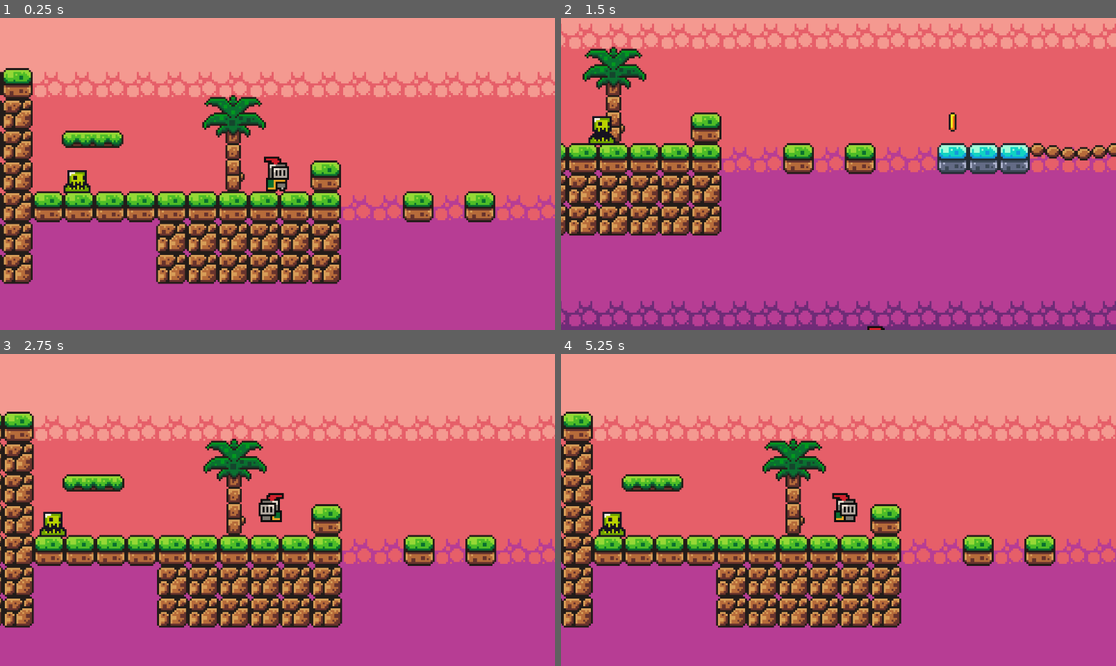
Above: before the commit, frames 1-4 (two rows, left to right).
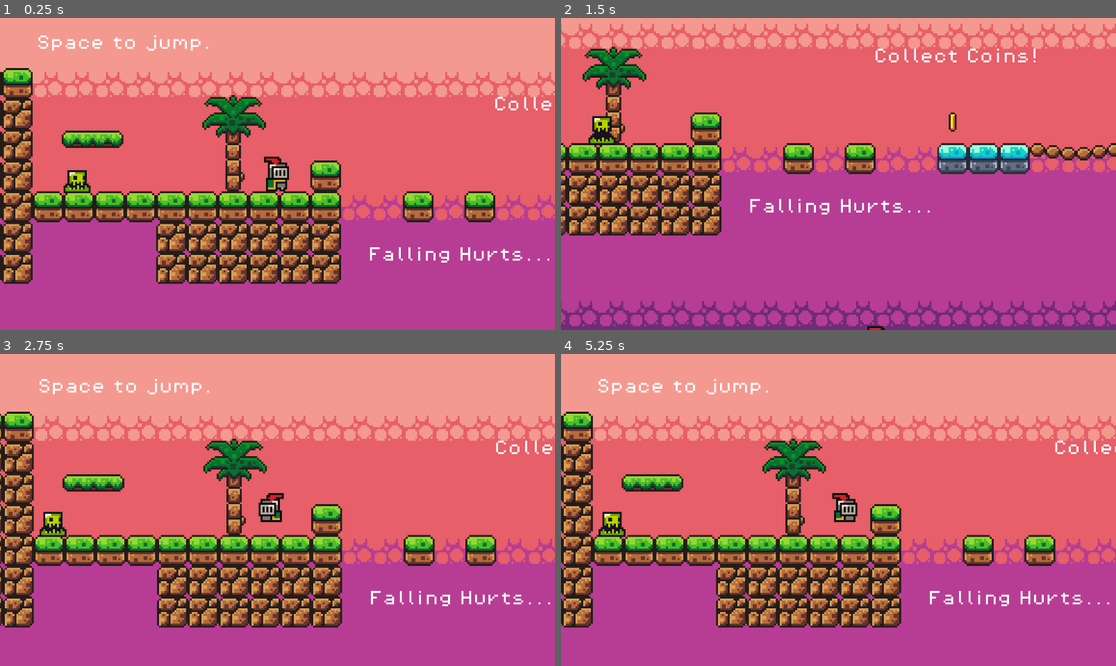
Above: after the commit, the same moments.

Repository: coleseven/GODOT-First-Game
Game: Godot game, scene res://scenes/game.tscn
The game is run twice, just before and just after one commit, with the same random seed, the same clock (stepped at 60 frames per second) and the same inputs.
Inputs:
- Up to frame 1 (0.25 s): no input
- Up to frame 2 (1.5 s): hold D (move_right) from 0.53 s (still down); tap Space (jump) at 0.6, 0.77, 1.07, 1.35 s
- Up to frame 3 (2.75 s): tap Space (jump) at 1.52, 1.82, 2.1 s; release D (move_right) at 2.03 s; hold A (move_left) from 2.03 s (still down)
- Up to frame 4 (5.25 s): release A (move_left) at 2.78 s; hold D (move_right) 2.78-4.28 s; tap Space (jump) at 2.85, 3.02, 3.32, 3.6, 3.77, 4.07, 4.35, 4.52, 4.82, 5.1 s; hold A (move_left) 4.28-5.03 s; hold D (move_right) from 5.03 s (still down)

The runs differ from the first frame. In frame 1, 0.9% of the frame differs, in the area x 6-100%, y 5-79%; in frame 2, 0.7%; in frame 3, 0.9%, in the area x 7-100%, y 8-81%; in frame 4, 0.9%.

Commit message:
Music + SFX
-added background music
-added coin pickup SFX

Diff:
--- /dev/null
+++ b/first-game-in-godot/default_bus_layout.tres
@@ -0,0 +1,15 @@
+[gd_resource type="AudioBusLayout" format=3 uid="uid://b7ys4228agj7p"]
+
+[resource]
+bus/1/name = &"Music"
+bus/1/solo = false
+bus/1/mute = false
+bus/1/bypass_fx = false
+bus/1/volume_db = -12.4611
+bus/1/send = &"Master"
+bus/2/name = &"SFX"
+bus/2/solo = false
+bus/2/mute = false
+bus/2/bypass_fx = false
+bus/2/volume_db = 0.0
+bus/2/send = &"Master"
--- a/first-game-in-godot/project.godot
+++ b/first-game-in-godot/project.godot
@@ -14,6 +14,10 @@
 run/main_scene="uid://8cba00q1gt45"
 config/features=PackedStringArray("4.4", "Forward Plus")
 config/icon="res://icon.svg"
+
+[autoload]
+
+Music="*res://scenes/music.tscn"
 
 [input]
 
--- a/first-game-in-godot/scenes/coin.tscn
+++ b/first-game-in-godot/scenes/coin.tscn
@@ -1,7 +1,8 @@
-[gd_scene load_steps=17 format=3 uid="uid://tcujlkl0stju"]
+[gd_scene load_steps=21 format=3 uid="uid://tcujlkl0stju"]
 
 [ext_resource type="Script" uid="uid://cd2ksp0kjb43e" path="res://scripts/coin.gd" id="1_i64fm"]
 [ext_resource type="Texture2D" uid="uid://ocgs31pxuaqp" path="res://assets/sprites/coin.png" id="1_rwqht"]
+[ext_resource type="AudioStream" uid="uid://c30alr41fieej" path="res://assets/sounds/coin.wav" id="3_11l1o"]
 
 [sub_resource type="AtlasTexture" id="AtlasTexture_i64fm"]
 atlas = ExtResource("1_rwqht")
@@ -98,6 +99,104 @@
 [sub_resource type="CircleShape2D" id="CircleShape2D_ssuvv"]
 radius = 6.0
 
+[sub_resource type="Animation" id="Animation_d14el"]
+resource_name = "new_animation"
+tracks/0/type = "value"
+tracks/0/imported = false
+tracks/0/enabled = true
+tracks/0/path = NodePath("../AnimatedSprite2D:visible")
+tracks/0/interp = 1
+tracks/0/loop_wrap = true
+tracks/0/keys = {
+"times": PackedFloat32Array(0),
+"transitions": PackedFloat32Array(1),
+"update": 1,
+"values": [false]
+}
+tracks/1/type = "value"
+tracks/1/imported = false
+tracks/1/enabled = true
+tracks/1/path = NodePath("../CollisionShape2D:disabled")
+tracks/1/interp = 1
+tracks/1/loop_wrap = true
+tracks/1/keys = {
+"times": PackedFloat32Array(0),
+"transitions": PackedFloat32Array(1),
+"update": 1,
+"values": [true]
+}
+tracks/2/type = "value"
+tracks/2/imported = false
+tracks/2/enabled = true
+tracks/2/path = NodePath(".:playing")
+tracks/2/interp = 1
+tracks/2/loop_wrap = true
+tracks/2/keys = {
+"times": PackedFloat32Array(0),
+"transitions": PackedFloat32Array(1),
+"update": 1,
+"values": [true]
+}
+tracks/3/type = "method"
+tracks/3/imported = false
+tracks/3/enabled = true
+tracks/3/path = NodePath("..")
+tracks/3/interp = 1
+tracks/3/loop_wrap = true
+tracks/3/keys = {
+"times": PackedFloat32Array(0.966667),
+"transitions": PackedFloat32Array(1),
+"values": [{
+"args": [],
+"method": &"queue_free"
+}]
+}
+
+[sub_resource type="Animation" id="Animation_1ikuy"]
+length = 0.001
+tracks/0/type = "value"
+tracks/0/imported = false
+tracks/0/enabled = true
+tracks/0/path = NodePath("../AnimatedSprite2D:visible")
+tracks/0/interp = 1
+tracks/0/loop_wrap = true
+tracks/0/keys = {
+"times": PackedFloat32Array(0),
+"transitions": PackedFloat32Array(1),
+"update": 1,
+"values": [true]
+}
+tracks/1/type = "value"
+tracks/1/imported = false
+tracks/1/enabled = true
+tracks/1/path = NodePath("../CollisionShape2D:disabled")
+tracks/1/interp = 1
+tracks/1/loop_wrap = true
+tracks/1/keys = {
+"times": PackedFloat32Array(0),
+"transitions": PackedFloat32Array(1),
+"update": 1,
+"values": [false]
+}
+tracks/2/type = "value"
+tracks/2/imported = false
+tracks/2/enabled = true
+tracks/2/path = NodePath(".:playing")
+tracks/2/interp = 1
+tracks/2/loop_wrap = true
+tracks/2/keys = {
+"times": PackedFloat32Array(0),
+"transitions": PackedFloat32Array(1),
+"update": 1,
+"values": [false]
+}
+
+[sub_resource type="AnimationLibrary" id="AnimationLibrary_wnlwo"]
+_data = {
+&"RESET": SubResource("Animation_1ikuy"),
+&"new_animation": SubResource("Animation_d14el")
+}
+
 [node name="coin" type="Area2D"]
 collision_mask = 2
 script = ExtResource("1_i64fm")
@@ -110,4 +209,13 @@
 [node name="CollisionShape2D" type="CollisionShape2D" parent="."]
 shape = SubResource("CircleShape2D_ssuvv")
 
+[node name="PickupSound" type="AudioStreamPlayer2D" parent="."]
+stream = ExtResource("3_11l1o")
+bus = &"SFX"
+
+[node name="AnimationPlayer" type="AnimationPlayer" parent="PickupSound"]
+libraries = {
+&"": SubResource("AnimationLibrary_wnlwo")
+}
+
 [connection signal="body_entered" from="." to="." method="_on_body_entered"]
--- a/first-game-in-godot/scenes/game.tscn
+++ b/first-game-in-godot/scenes/game.tscn
@@ -1,7 +1,9 @@
-[gd_scene load_steps=13 format=3 uid="uid://8cba00q1gt45"]
-
+[gd_scene load_steps=15 format=3 uid="uid://8cba00q1gt45"]
+
+[ext_resource type="Script" uid="uid://4p38ti1call" path="res://scripts/game_manager.gd" id="1_gee14"]
 [ext_resource type="PackedScene" uid="uid://urnt5df5vda6" path="res://scenes/player.tscn" id="1_uwrxv"]
 [ext_resource type="Texture2D" uid="uid://ce4rq6kvsr7nh" path="res://assets/sprites/world_tileset.png" id="1_yqjtg"]
+[ext_resource type="FontFile" uid="uid://cinvl366n5y22" path="res://assets/fonts/PixelOperator8.ttf" id="2_0tnpc"]
 [ext_resource type="PackedScene" uid="uid://cng805tlvkm3g" path="res://scenes/platform.tscn" id="2_lnu2h"]
 [ext_resource type="PackedScene" uid="uid://tcujlkl0stju" path="res://scenes/coin.tscn" id="4_lbhrr"]
 [ext_resource type="PackedScene" uid="uid://ckab7d7guojl" path="res://scenes/killzone.tscn" id="5_iywne"]
@@ -216,6 +218,21 @@
 
 [node name="Game" type="Node2D"]
 
+[node name="GameManager" type="Node" parent="."]
+unique_name_in_owner = true
+script = ExtResource("1_gee14")
+
+[node name="ScoreLabel" type="Label" parent="GameManager"]
+offset_left = 953.0
+offset_top = -45.0
+offset_right = 1064.0
+offset_bottom = -22.0
+theme_override_fonts/font = ExtResource("2_0tnpc")
+theme_override_font_sizes/font_size = 8
+text = "Collect Coins!"
+horizontal_alignment = 1
+autowrap_mode = 2
+
 [node name="TileMap" type="TileMap" parent="."]
 tile_set = SubResource("TileSet_lbhrr")
 format = 2
@@ -282,3 +299,32 @@
 
 [node name="slime" parent="." instance=ExtResource("6_p57ef")]
 position = Vector2(-120, -11)
+
+[node name="Labels" type="Node" parent="."]
+
+[node name="Label" type="Label" parent="Labels"]
+offset_left = -126.0
+offset_top = -81.0
+offset_right = 56.0
+offset_bottom = -29.0
+theme_override_fonts/font = ExtResource("2_0tnpc")
+theme_override_font_sizes/font_size = 8
+text = "Space to jump."
+
+[node name="Label2" type="Label" parent="Labels"]
+offset_left = 46.0
+offset_top = 29.0
+offset_right = 157.0
+offset_bottom = 52.0
+theme_override_fonts/font = ExtResource("2_0tnpc")
+theme_override_font_sizes/font_size = 8
+text = "Falling Hurts..."
+
+[node name="Label3" type="Label" parent="Labels"]
+offset_left = 111.0
+offset_top = -49.0
+offset_right = 222.0
+offset_bottom = -26.0
+theme_override_fonts/font = ExtResource("2_0tnpc")
+theme_override_font_sizes/font_size = 8
+text = "Collect Coins!"
--- /dev/null
+++ b/first-game-in-godot/scenes/music.tscn
@@ -0,0 +1,8 @@
+[gd_scene load_steps=2 format=3 uid="uid://di0sxebhaw5ry"]
+
+[ext_resource type="AudioStream" uid="uid://ckkex0ket8ek6" path="res://assets/music/time_for_adventure.mp3" id="1_05ggv"]
+
+[node name="Music" type="AudioStreamPlayer2D"]
+stream = ExtResource("1_05ggv")
+autoplay = true
+bus = &"Music"
--- a/first-game-in-godot/scripts/coin.gd
+++ b/first-game-in-godot/scripts/coin.gd
@@ -1,8 +1,10 @@
 extends Area2D
 
 
+@onready var game_manager: Node = %GameManager
+@onready var animation_player: AnimationPlayer = $PickupSound/AnimationPlayer
 
 
 func _on_body_entered(body: Node2D) -> void:
-	print("+1 money")
-	queue_free()
+	game_manager.add_point()
+	animation_player.play("new_animation")
--- /dev/null
+++ b/first-game-in-godot/scripts/game_manager.gd
@@ -0,0 +1,8 @@
+extends Node
+
+var score = 0
+@onready var score_label: Label = $ScoreLabel
+
+func add_point():
+	score += 1
+	score_label.text = "You collected " + str(score) + " coins."
Not shown, changed: first-game-in-godot/assets/music/time_for_adventure.mp3.import
Not shown, added: first-game-in-godot/scripts/game_manager.gd.uid
